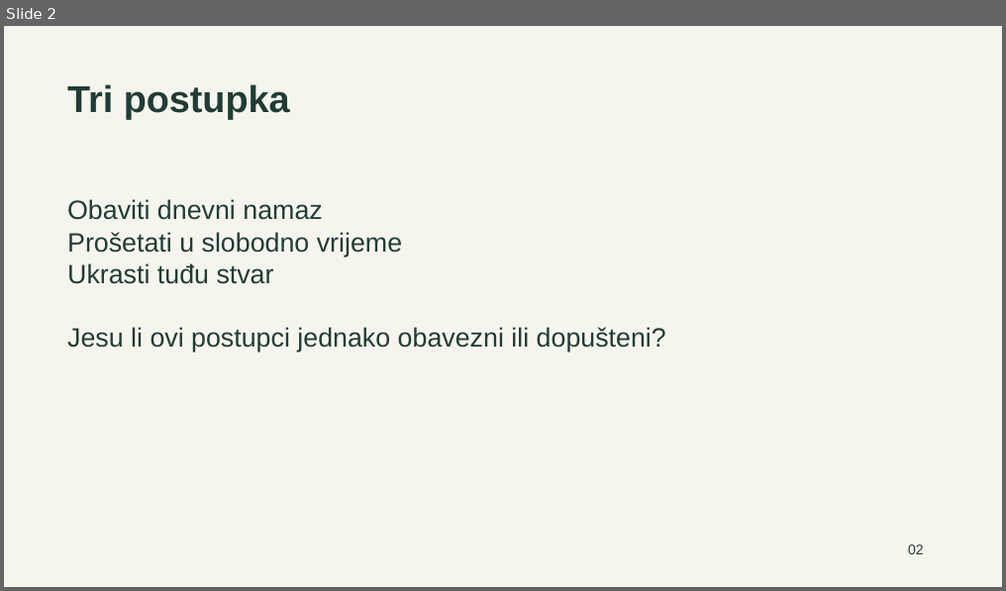
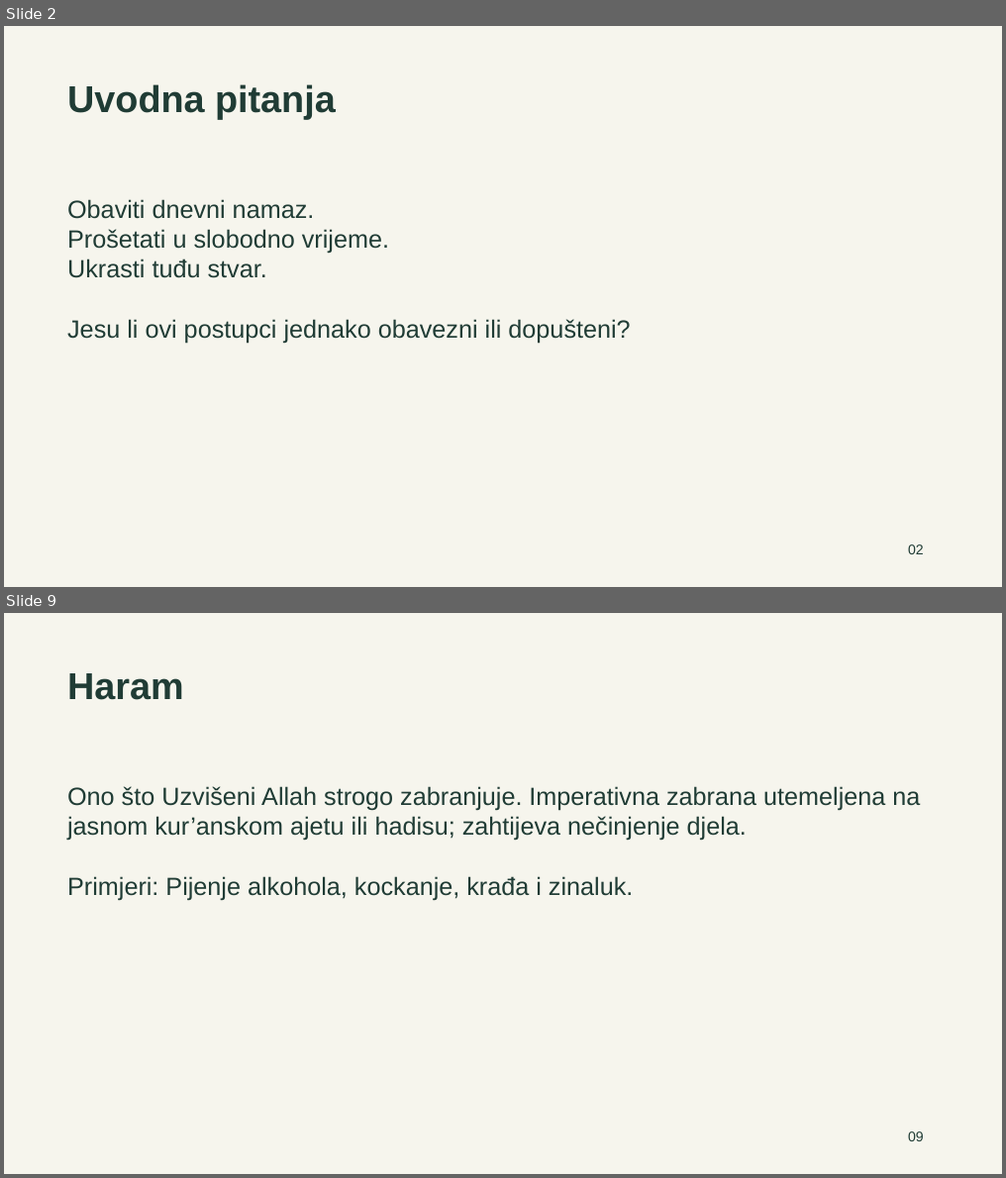
Before and after one commit to vjeronaukaskola/ogledni-cas-vrednovanje-djela, a slide deck: materijali/Prezentacija.pptx. Shown one above the other, each under a label of ours: slide 2 before the commit, slides 2 and 9 after it; the slides between them are not shown. The pictures are 1006x591 and 1006x1178 pixels, drawn with LibreOffice and Linux fonts; fonts in the diff are those of the drawing. Boxes give left, top, right and bottom in pixels: in the first picture for what was removed or moved away, otherwise in the second. Text is boxed around its words. In the diff, an @@ line names an element or a change of style, - is before the commit and + after.

```diff
--- a/materijali/Prezentacija.pptx
+++ b/materijali/Prezentacija.pptx
@@ slide 9 added at (4, 613, 1002, 1174), background #F6F5ED @@
@@ text added at (67, 673, 184, 700), 36 pt, text #203C35, bold @@
+Haram
@@ text added at (67, 786, 920, 900), 24 pt, text #203C35 @@
+Ono što Uzvišeni Allah strogo zabranjuje. Imperativna zabrana utemeljena na jasnom kur’anskom ajetu ili hadisu; zahtijeva nečinjenje djela.
+Primjeri: Pijenje alkohola, kockanje, krađa i zinaluk.
@@ text added at (908, 1132, 924, 1142), 13.5 pt, text #203C35 @@
+09
@@ slide 2 changed as well @@
@@ text at (67, 84, 336, 119): text changed @@
-Tri postupka
+Uvodna pitanja
@@ text at (67, 199, 389, 278): text changed; size 25.5 to 24 pt @@
-Obaviti dnevni namaz
-Prošetati u slobodno vrijeme
-Ukrasti tuđu stvar
+Obaviti dnevni namaz.
+Prošetati u slobodno vrijeme.
+Ukrasti tuđu stvar.
@@ text at (67, 319, 630, 343): size 25.5 to 24 pt in "Jesu li ovi postupci jednako obavezni ili ..." @@
```
Also in this commit, not shown: 10 other slides changed, 18 other slides added, 8 slides removed, 10 other files.
